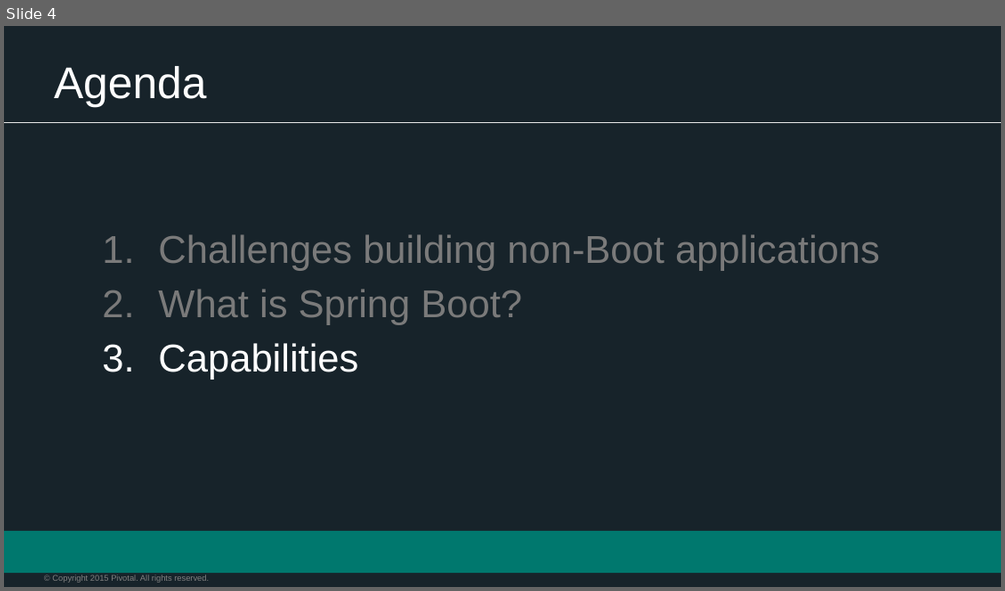
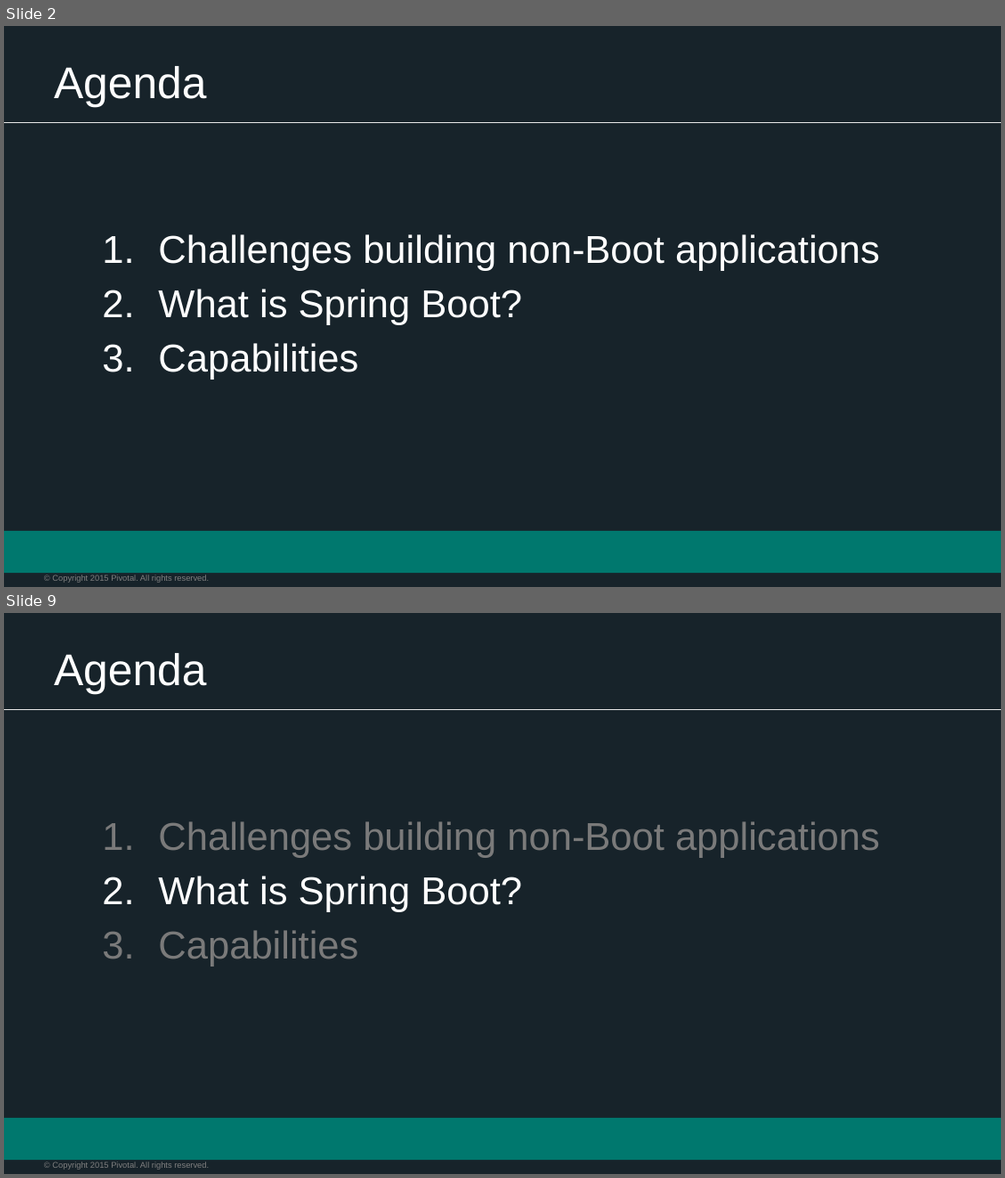
Before and after one commit to appalrpivotal/PCF-Workshop-ESI, a slide deck: presentations/5-Spring_Overview.pptx. Shown one above the other, each under a label of ours: slide 4 before the commit, slides 2 and 9 after it; the slides between them are not shown. The pictures are 1005x591 and 1005x1178 pixels, drawn with LibreOffice and Linux fonts; fonts in the diff are those of the drawing; background and template pictures are left out. Boxes give left, top, right and bottom in pixels: in the first picture for what was removed or moved away, otherwise in the second. Text is boxed around its words. In the diff, an @@ line names an element or a change of style, - is before the commit and + after.

```diff
--- a/presentations/5-Spring_Overview.pptx
+++ b/presentations/5-Spring_Overview.pptx
@@ slide 9 added at [4, 613, 1001, 1174], background #17232A; not listed: 3 template elements that a slide beside it also shows @@
@@ title added at [54, 653, 207, 694], 32 pt, text #FFFFFF @@
+Agenda
@@ text added at [158, 821, 880, 966], 28 pt, text #7A7A7A @@
+1. Challenges building non-Boot applications
+2. What is Spring Boot?
+3. Capabilities
@@ what was slide 4 is now slide 2 @@
@@ slide 2 changed as well @@
@@ text "Challenges building non-Boot applications" at [158, 234, 880, 379]: text colour #7A7A7A to #FFFFFF in "Challenges building non-Boot applications", "What is Spring Boot?"; less space between paragraphs @@
```
Also in this commit, not shown: 22 other slides changed, 30 other slides added, 1 slide removed, 1 other file.
